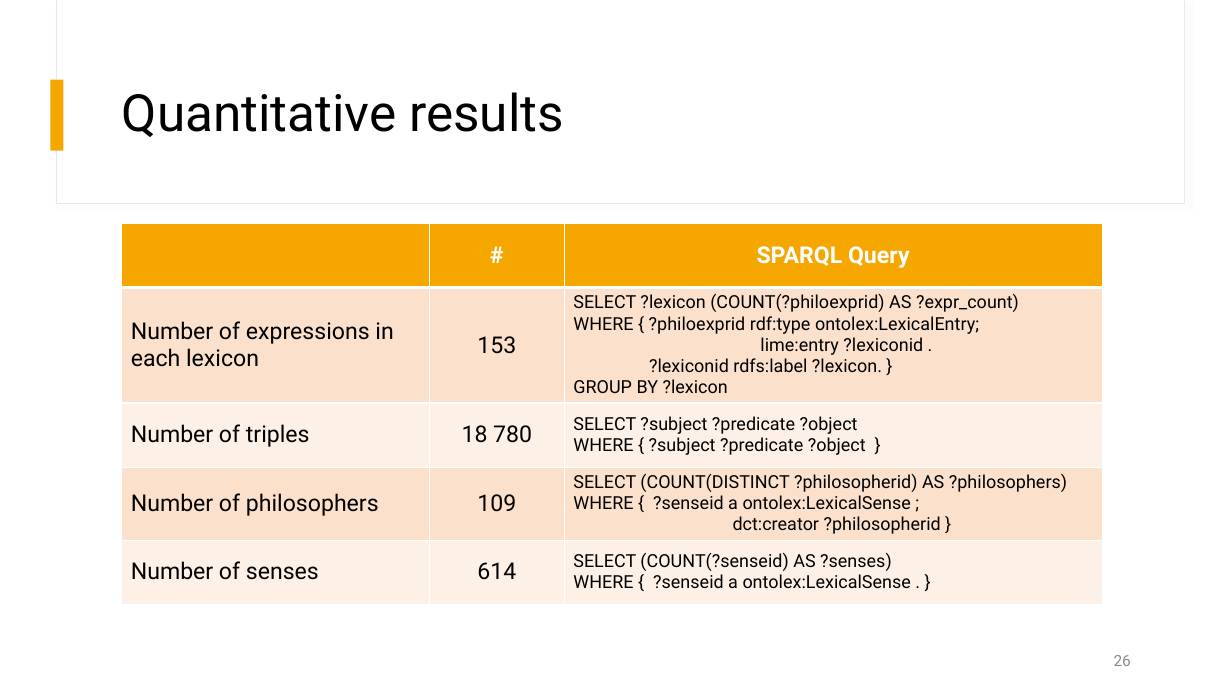
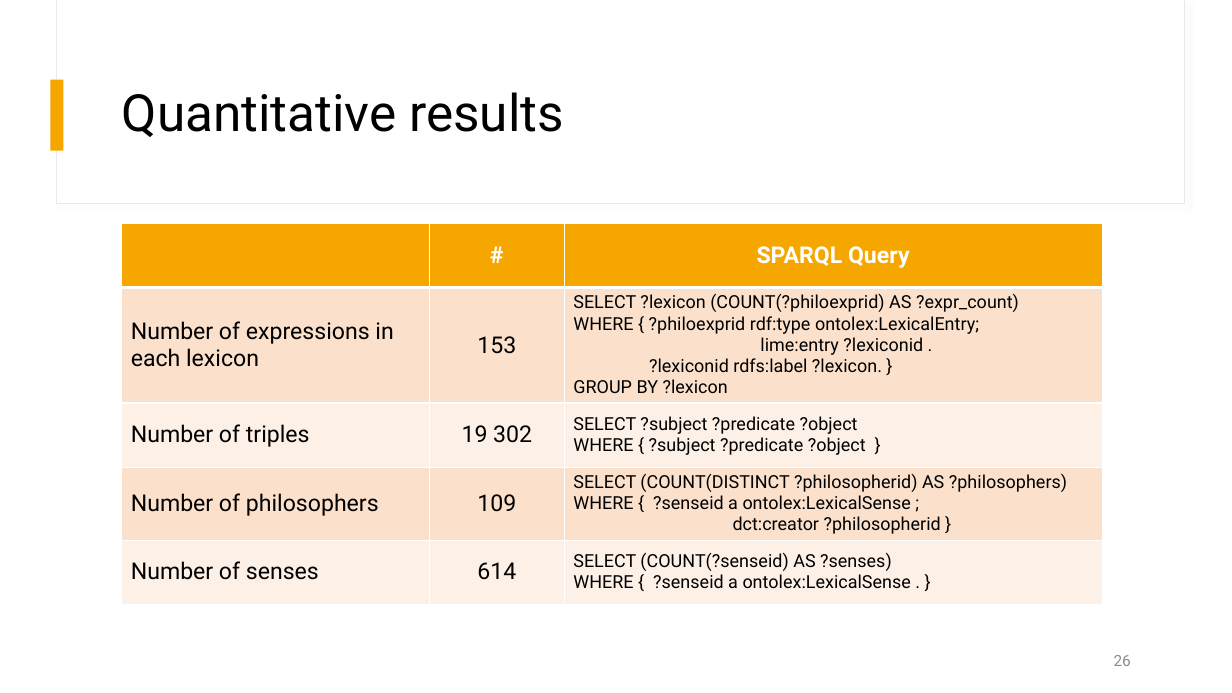
Before and after one commit to tonazzog/PhiloLatin, a slide deck: slide 26 of Linking Latin Philosophical Expressions.pptx. Drawn at 1232x693 pixels with LibreOffice and Linux fonts; fonts in the diff are those of the drawing. Boxes give left, top, right and bottom in pixels: in the first picture for what was removed or moved away, otherwise in the second. Text is boxed around its words. In the diff, an @@ line names an element or a change of style, - is before the commit and + after.

```diff
--- a/Linking Latin Philosophical Expressions.pptx
+++ b/Linking Latin Philosophical Expressions.pptx
@@ table at (122,224,1103,607) @@
-row 3, column 2: 18 780
+row 3, column 2: 19 302
```
Also in this commit, not shown: 5 other slides changed, 1 slide added, 3 other files.
